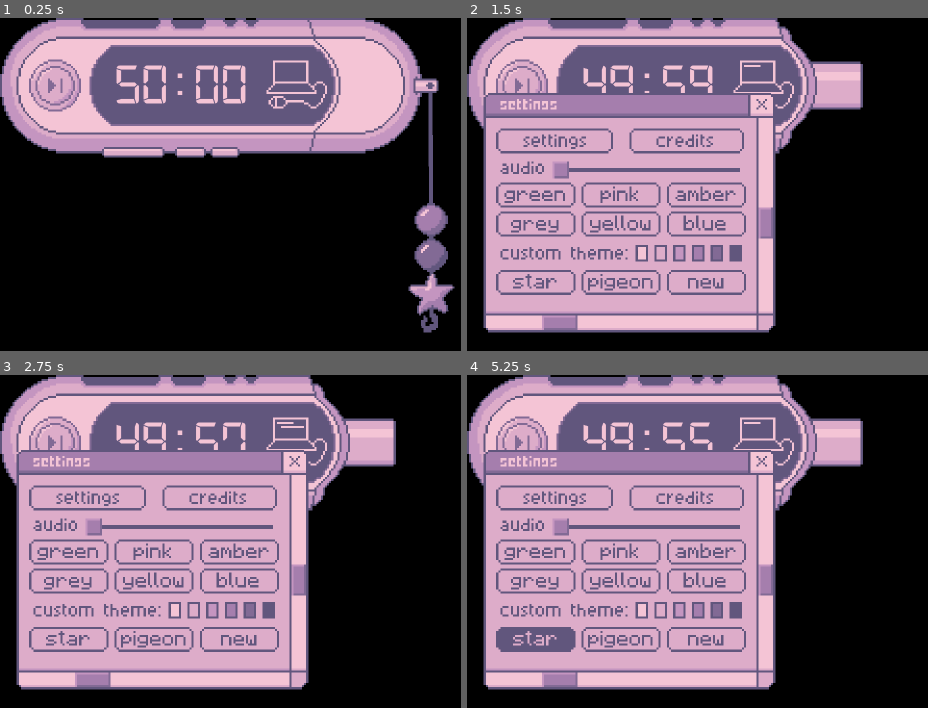
Above: before the commit, frames 1-4 (two rows, left to right).
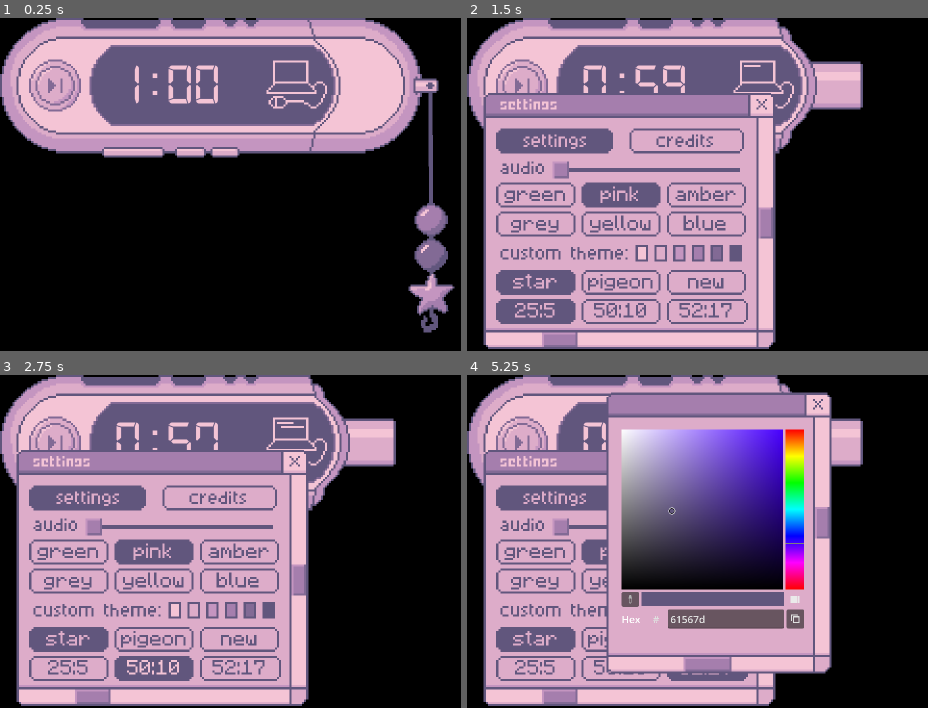
Above: after the commit, the same moments.

Repository: rota-fortunae/mp3-pomodoro
Game: Godot game, scene res://main.tscn
Same seed, same stepped clock (60 frames per second), same inputs: the game is played once before the commit and once after it.
Inputs (mouse positions are in pixels of both pictures, inside the frame that each line leads up to):
- Up to frame 1 (0.25 s): no input
- Up to frame 2 (1.5 s): click (522, 84) at 0.5 s; click (840, 84) at 1.25 s
- Up to frame 3 (2.75 s): click (152, 668) at 2 s, where only the run after the commit has a clickable "50:10"
- Up to frame 4 (5.25 s): click (536, 668) at 2.75 s, where only the run after the commit has a clickable "25:5"; click (706, 668) at 3.5 s, where only the run after the commit has a clickable "52:17"; click "star" at 4.25 s; click (642, 611) at 5 s

The runs differ from the first frame. In frame 1, 1.2% of the frame differs, in the area x 25-54%, y 14-26%; in frame 2, 10%; in frame 3, 10%; in frame 4, 42%, in the area x 3-80%, y 5-100%.

Commit message:
added time and custom theme

Diff:
--- /dev/null
+++ b/custom_colors.gd
@@ -0,0 +1,51 @@
+extends Control
+@onready var colorPickerWindow = $colorPicker
+@onready var colorPicker :ColorPicker = $colorPicker/picker
+@onready var chosenColorRect :String = "five"
+
+
+# Called when the node enters the scene tree for the first time.
+func _ready() -> void:
+	pass # Replace with function body.
+
+
+# Called every frame. 'delta' is the elapsed time since the previous frame.
+func _process(delta: float) -> void:
+	pass
+
+
+func _on_color_picker_color_changed(color: Color) -> void:
+	RenderingServer.global_shader_parameter_set("newcolor"+chosenColorRect, color)
+
+
+func _on_button_one_pressed() -> void:
+	chosenColorRect = "six"
+	colorPickerWindow.visible=true
+
+func _on_button_two_pressed() -> void:
+	chosenColorRect = "five"
+	colorPickerWindow.visible=true
+
+
+func _on_button_three_pressed() -> void:
+	chosenColorRect = "four"
+	colorPickerWindow.visible=true
+
+
+func _on_button_four_pressed() -> void:
+	chosenColorRect = "three"
+	colorPickerWindow.visible=true
+
+
+func _on_button_five_pressed() -> void:
+	chosenColorRect = "two"
+	colorPickerWindow.visible=true
+
+
+func _on_button_six_pressed() -> void:
+	chosenColorRect = "one"
+	colorPickerWindow.visible=true
+
+
+func _on_exit_color_picker_pressed() -> void:
+	colorPickerWindow.visible=false
--- a/main.tscn
+++ b/main.tscn
@@ -223,6 +223,9 @@
 
 [node name="Timer" type="Timer" parent="." unique_id=1686455308]
 script = ExtResource("9_pom")
+work_minutes = 1
+break_minutes = 1
+debug = false
 
 [node name="BreakIndicator" type="AnimatedSprite2D" parent="." unique_id=1957707449]
 z_index = 1
--- a/settings_menu.tscn
+++ b/settings_menu.tscn
@@ -14,9 +14,15 @@
 [ext_resource type="Texture2D" uid="uid://ynlfgmofqms" path="res://assets/exit_button.png" id="10_8pph3"]
 [ext_resource type="BitMap" uid="uid://csakl3vshxmu8" path="res://assets/exit_alpha.png" id="11_exc7q"]
 [ext_resource type="Shader" uid="uid://r5kh3gkgy0gg" path="res://main.gdshader" id="15_mwvxn"]
+[ext_resource type="Script" uid="uid://co6qwe57mviob" path="res://custom_colors.gd" id="16_0tp7r"]
 [ext_resource type="Texture2D" uid="uid://4p8636ld16k7" path="res://assets/knob.png" id="16_mwvxn"]
+[ext_resource type="Texture2D" uid="uid://baiqdv6e4ucqg" path="res://assets/colorPickerBackground.png" id="17_0tp7r"]
+[ext_resource type="StyleBox" uid="uid://derieksoqxsca" path="res://assets/transparent_theme.tres" id="17_i8lcu"]
 
 [sub_resource type="ShaderMaterial" id="ShaderMaterial_0tp7r"]
+shader = ExtResource("15_mwvxn")
+
+[sub_resource type="ShaderMaterial" id="ShaderMaterial_4b38l"]
 shader = ExtResource("15_mwvxn")
 
 [sub_resource type="ButtonGroup" id="ButtonGroup_ip871"]
@@ -42,6 +48,9 @@
 [sub_resource type="ShaderMaterial" id="ShaderMaterial_56ip2"]
 shader = ExtResource("15_mwvxn")
 
+[sub_resource type="ShaderMaterial" id="ShaderMaterial_i8lcu"]
+shader = ExtResource("15_mwvxn")
+
 [node name="SettingsMenu" type="Control" unique_id=948723413]
 material = SubResource("ShaderMaterial_0tp7r")
 layout_mode = 3
@@ -66,12 +75,48 @@
 texture = ExtResource("2_nxj4t")
 
 [node name="settings" type="TextureRect" parent="." unique_id=2108530980]
+material = SubResource("ShaderMaterial_4b38l")
 use_parent_material = true
 layout_mode = 0
 offset_right = 140.0
 offset_bottom = 115.0
 theme = ExtResource("1_8pph3")
 texture = ExtResource("3_ttjgw")
+
+[node name="fiftyten" type="Button" parent="settings" unique_id=776832687]
+use_parent_material = true
+custom_minimum_size = Vector2(38, 12)
+custom_maximum_size = Vector2(38, 12)
+layout_mode = 0
+offset_left = 47.0
+offset_top = 99.0
+offset_right = 79.0
+offset_bottom = 112.0
+toggle_mode = true
+text = "50:10"
+
+[node name="twentyfivefive" type="Button" parent="settings" unique_id=1151281358]
+use_parent_material = true
+custom_maximum_size = Vector2(45, 12)
+layout_mode = 0
+offset_left = 6.0
+offset_top = 99.0
+offset_right = 44.0
+offset_bottom = 112.0
+toggle_mode = true
+button_pressed = true
+text = "25:5"
+
+[node name="thirdsrule" type="Button" parent="settings" unique_id=1100041042]
+use_parent_material = true
+custom_maximum_size = Vector2(45, 12)
+layout_mode = 0
+offset_left = 88.0
+offset_top = 99.0
+offset_right = 127.0
+offset_bottom = 111.0
+toggle_mode = true
+text = "52:17"
 
 [node name="creditsButton" type="TextureButton" parent="." unique_id=1208418462]
 use_parent_material = true
@@ -98,6 +143,7 @@
 offset_bottom = 29.0
 theme = ExtResource("1_8pph3")
 toggle_mode = true
+button_pressed = true
 texture_normal = ExtResource("6_exc7q")
 texture_pressed = ExtResource("7_ajx48")
 texture_hover = ExtResource("7_ajx48")
@@ -138,6 +184,19 @@
 toggle_mode = true
 text = "new"
 
+[node name="star" type="Button" parent="." unique_id=106566613]
+material = SubResource("ShaderMaterial_cegan")
+custom_maximum_size = Vector2(-1, 12)
+layout_mode = 0
+offset_left = 6.0
+offset_top = 85.0
+offset_right = 44.0
+offset_bottom = 97.0
+theme = ExtResource("1_8pph3")
+toggle_mode = true
+button_pressed = true
+text = "star"
+
 [node name="green" type="Button" parent="." unique_id=319060128]
 material = SubResource("ShaderMaterial_cegan")
 custom_maximum_size = Vector2(-1, 12)
@@ -161,6 +220,7 @@
 offset_bottom = 55.0
 theme = ExtResource("1_8pph3")
 toggle_mode = true
+button_pressed = true
 text = "pink"
 text_direction = 1
 
@@ -202,18 +262,6 @@
 toggle_mode = true
 text = "yellow"
 text_direction = 1
-
-[node name="star" type="Button" parent="." unique_id=106566613]
-material = SubResource("ShaderMaterial_cegan")
-custom_maximum_size = Vector2(-1, 12)
-layout_mode = 0
-offset_left = 6.0
-offset_top = 85.0
-offset_right = 44.0
-offset_bottom = 107.0
-theme = ExtResource("1_8pph3")
-toggle_mode = true
-text = "star"
 
 [node name="blue" type="Button" parent="." unique_id=609336276]
 material = SubResource("ShaderMaterial_cegan")
@@ -242,32 +290,18 @@
 theme_override_styles/grabber_area = SubResource("StyleBoxFlat_0tp7r")
 theme_override_styles/grabber_area_highlight = SubResource("StyleBoxFlat_i8lcu")
 
-[node name="colorPicker" type="ColorPicker" parent="." unique_id=1413895846]
-visible = false
-layout_mode = 0
-offset_left = 90.99999
-offset_top = 37.999996
-offset_right = 391.0
-offset_bottom = 672.0
-scale = Vector2(0.1, 0.1)
-
 [node name="customTheme" type="Control" parent="." unique_id=1170589445]
 material = SubResource("ShaderMaterial_mwvxn")
 anchors_preset = 0
-
-[node name="buttonOne" type="Button" parent="customTheme" unique_id=819493891]
-custom_maximum_size = Vector2(4, 6)
+script = ExtResource("16_0tp7r")
+
+[node name="ColorRect" type="ColorRect" parent="customTheme" unique_id=82811507]
+material = SubResource("ShaderMaterial_56ip2")
 layout_mode = 0
 offset_left = 74.0
 offset_top = 74.0
 offset_right = 78.0
 offset_bottom = 80.0
-
-[node name="ColorRect" type="ColorRect" parent="customTheme/buttonOne" unique_id=82811507]
-material = SubResource("ShaderMaterial_56ip2")
-layout_mode = 0
-offset_right = 4.0
-offset_bottom = 6.0
 color = Color(0.95686275, 0.76862746, 0.8392157, 1)
 
 [node name="ColorRect2" type="ColorRect" parent="customTheme" unique_id=1669676417]
@@ -306,25 +340,133 @@
 offset_bottom = 80.0
 color = Color(0.50980395, 0.41568628, 0.58431375, 1)
 
+[node name="buttonOne" type="Button" parent="customTheme" unique_id=819493891]
+custom_maximum_size = Vector2(6, 8)
+layout_mode = 0
+offset_left = 73.0
+offset_top = 73.0
+offset_right = 79.0
+offset_bottom = 81.0
+theme_override_styles/normal = ExtResource("17_i8lcu")
+theme_override_styles/pressed = ExtResource("17_i8lcu")
+theme_override_styles/hover = ExtResource("17_i8lcu")
+
+[node name="buttonTwo" type="Button" parent="customTheme" unique_id=2088397376]
+custom_maximum_size = Vector2(6, 8)
+layout_mode = 0
+offset_left = 82.0
+offset_top = 73.0
+offset_right = 88.0
+offset_bottom = 81.0
+theme_override_styles/normal = ExtResource("17_i8lcu")
+theme_override_styles/pressed = ExtResource("17_i8lcu")
+theme_override_styles/hover = ExtResource("17_i8lcu")
+
+[node name="buttonThree" type="Button" parent="customTheme" unique_id=95845189]
+custom_maximum_size = Vector2(6, 8)
+layout_mode = 0
+offset_left = 91.0
+offset_top = 73.0
+offset_right = 97.0
+offset_bottom = 81.0
+theme_override_styles/normal = ExtResource("17_i8lcu")
+theme_override_styles/pressed = ExtResource("17_i8lcu")
+theme_override_styles/hover = ExtResource("17_i8lcu")
+
+[node name="buttonFour" type="Button" parent="customTheme" unique_id=751292013]
+custom_maximum_size = Vector2(6, 8)
+layout_mode = 0
+offset_left = 100.0
+offset_top = 73.0
+offset_right = 106.0
+offset_bottom = 81.0
+theme_override_styles/normal = ExtResource("17_i8lcu")
+theme_override_styles/pressed = ExtResource("17_i8lcu")
+theme_override_styles/hover = ExtResource("17_i8lcu")
+
+[node name="buttonFive" type="Button" parent="customTheme" unique_id=399998248]
+custom_maximum_size = Vector2(6, 8)
+layout_mode = 0
+offset_left = 109.0
+offset_top = 73.0
+offset_right = 115.0
+offset_bottom = 81.0
+theme_override_styles/normal = ExtResource("17_i8lcu")
+theme_override_styles/pressed = ExtResource("17_i8lcu")
+theme_override_styles/hover = ExtResource("17_i8lcu")
+
+[node name="buttonSix" type="Button" parent="customTheme" unique_id=397228959]
+custom_maximum_size = Vector2(6, 8)
+layout_mode = 0
+offset_left = 118.0
+offset_top = 73.0
+offset_right = 124.0
+offset_bottom = 81.0
+theme_override_styles/normal = ExtResource("17_i8lcu")
+theme_override_styles/pressed = ExtResource("17_i8lcu")
+theme_override_styles/hover = ExtResource("17_i8lcu")
+
+[node name="colorPicker" type="Sprite2D" parent="customTheme" unique_id=335650331]
+visible = false
+material = SubResource("ShaderMaterial_i8lcu")
+position = Vector2(113, 40)
+texture = ExtResource("17_0tp7r")
+
+[node name="picker" type="ColorPicker" parent="customTheme/colorPicker" unique_id=1413895846]
+offset_left = -48.0
+offset_top = -51.0
+offset_right = 252.0
+offset_bottom = 583.0
+scale = Vector2(0.3, 0.3)
+color = Color(0.38039216, 0.3372549, 0.49019608, 1)
+edit_alpha = false
+edit_intensity = false
+can_add_swatches = false
+color_modes_visible = false
+sliders_visible = false
+presets_visible = false
+
+[node name="exitColorPicker" type="Button" parent="customTheme/colorPicker" unique_id=697281147]
+offset_left = 42.0
+offset_top = -67.0
+offset_right = 53.0
+offset_bottom = -56.0
+theme_override_styles/normal = ExtResource("17_i8lcu")
+theme_override_styles/pressed = ExtResource("17_i8lcu")
+theme_override_styles/hover = ExtResource("17_i8lcu")
+
 [node name="FileDialog" type="FileDialog" parent="." unique_id=1184996002]
 oversampling_override = 1.0
 title = "Open a File"
 initial_position = 1
+size = Vector2i(1081, 369)
 file_mode = 0
 display_mode = 1
 access = 2
 filters = PackedStringArray("*.png", "*.jpg", "*.jpeg")
 
+[connection signal="pressed" from="settings/fiftyten" to="." method="_on_fiftyten_pressed"]
+[connection signal="pressed" from="settings/twentyfivefive" to="." method="_on_twentyfivefive_pressed"]
+[connection signal="pressed" from="settings/thirdsrule" to="." method="_on_thirdsrule_pressed"]
+[connection signal="toggled" from="settings/thirdsrule" to="." method="_on_thirdsrule_toggled"]
 [connection signal="pressed" from="creditsButton" to="." method="_on_credits_button_pressed"]
 [connection signal="pressed" from="settingsButton" to="." method="_on_settings_button_pressed"]
 [connection signal="pressed" from="exitButton" to="." method="_on_exit_button_pressed"]
 [connection signal="pressed" from="pigeon" to="." method="_on_pigeon_pressed"]
 [connection signal="pressed" from="custom" to="." method="_on_custom_pressed"]
+[connection signal="pressed" from="star" to="." method="_on_star_pressed"]
 [connection signal="pressed" from="green" to="." method="_on_green_pressed"]
 [connection signal="pressed" from="pink" to="." method="_on_pink_pressed"]
 [connection signal="pressed" from="red" to="." method="_on_red_pressed"]
 [connection signal="pressed" from="black" to="." method="_on_black_pressed"]
 [connection signal="pressed" from="yellow" to="." method="_on_yellow_pressed"]
-[connection signal="pressed" from="star" to="." method="_on_star_pressed"]
 [connection signal="pressed" from="blue" to="." method="_on_blue_pressed"]
+[connection signal="pressed" from="customTheme/buttonOne" to="customTheme" method="_on_button_one_pressed"]
+[connection signal="pressed" from="customTheme/buttonTwo" to="customTheme" method="_on_button_two_pressed"]
+[connection signal="pressed" from="customTheme/buttonThree" to="customTheme" method="_on_button_three_pressed"]
+[connection signal="pressed" from="customTheme/buttonFour" to="customTheme" method="_on_button_four_pressed"]
+[connection signal="pressed" from="customTheme/buttonFive" to="customTheme" method="_on_button_five_pressed"]
+[connection signal="pressed" from="customTheme/buttonSix" to="customTheme" method="_on_button_six_pressed"]
+[connection signal="color_changed" from="customTheme/colorPicker/picker" to="customTheme" method="_on_color_picker_color_changed"]
+[connection signal="pressed" from="customTheme/colorPicker/exitColorPicker" to="customTheme" method="_on_exit_color_picker_pressed"]
 [connection signal="file_selected" from="FileDialog" to="." method="_on_file_dialog_file_selected"]
--- a/settings_menu_script.gd
+++ b/settings_menu_script.gd
@@ -163,3 +163,27 @@
 	customCharm.scale=Vector2(30.0/charmTextu.get_height(), 30.0/charmTextu.get_height())
 	#$"../../Charm/CharmSprite".visible=true
 	customCharm.visible=true
+
+
+
+func _on_fiftyten_pressed() -> void:
+	$settings/fiftyten.button_pressed=true
+	$settings/twentyfivefive.button_pressed=false
+	$settings/thirdsrule.button_pressed=false
+	$"../../../Timer".work_minutes=50
+	$"../../../Timer".break_minutes=10
+
+
+func _on_twentyfivefive_pressed() -> void:
+	$settings/fiftyten.button_pressed=false
+	$settings/twentyfivefive.button_pressed=true
+	$settings/thirdsrule.button_pressed=false
+	$"../../../Timer".work_minutes=25
+	$"../../../Timer".break_minutes=5
+
+func _on_thirdsrule_pressed() -> void:
+	$settings/fiftyten.button_pressed=false
+	$settings/twentyfivefive.button_pressed=false
+	$settings/thirdsrule.button_pressed=true
+	$"../../../Timer".work_minutes=52
+	$"../../../Timer".break_minutes=17
Binary file added: assets/colorPickerBackground.png
Not shown, added: assets/colorPickerBackground.png.import
Binary file changed: assets/settings_menu.png
Not shown, added: custom_colors.gd.uid
Not shown, changed: .DS_Store
Not shown, changed: exports/mp3_pomodoro.dmg
Not shown, changed: exports/mp3_pomodoro.exe
Not shown, changed: exports/mp3_pomodoro.x86_64
